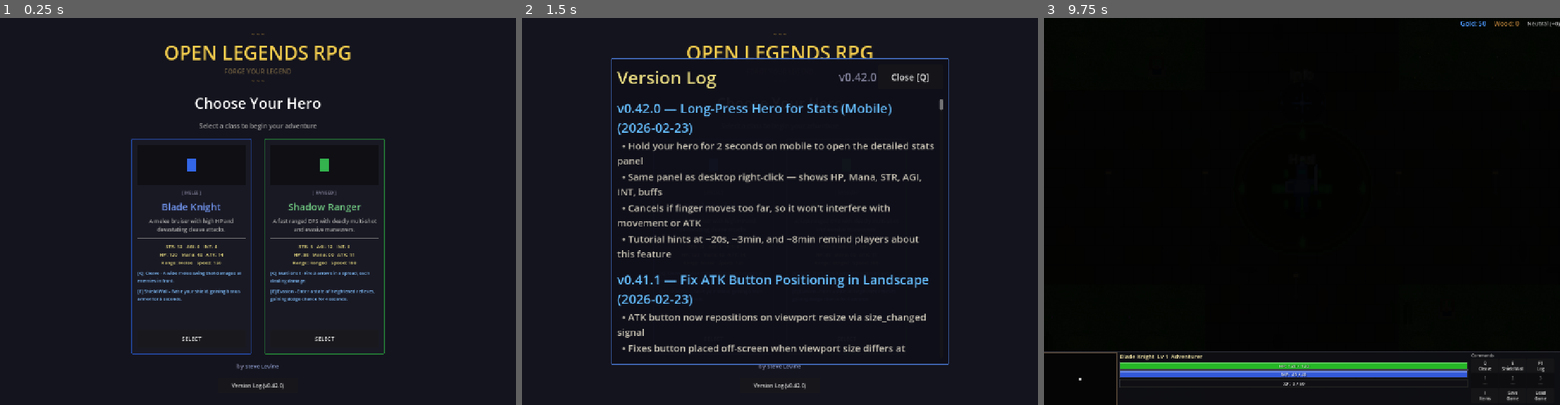
Above: before the commit, frames 1-3 (left to right).
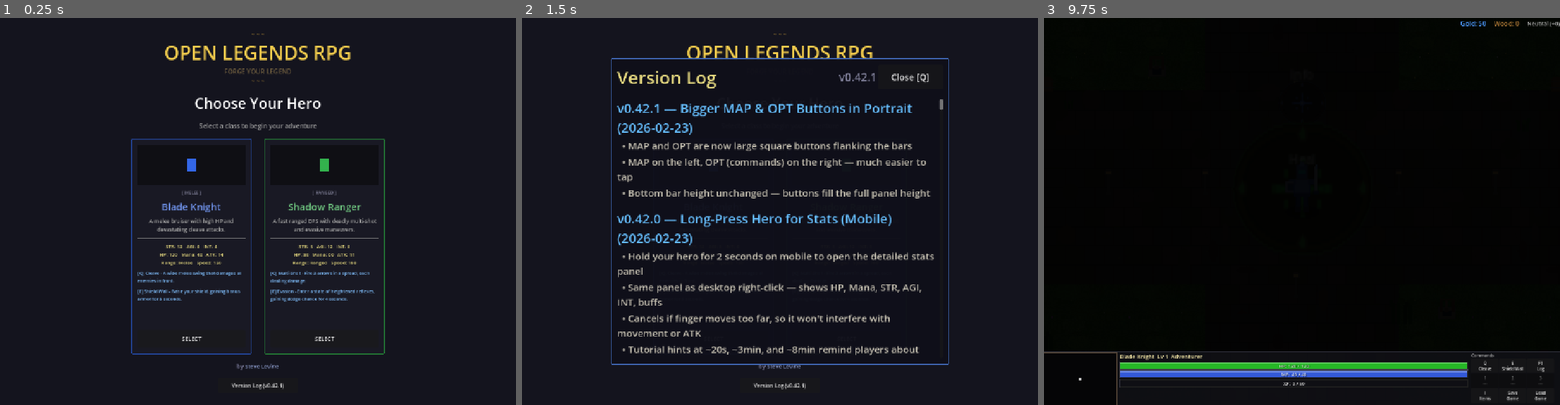
Above: after the commit, the same moments.

Repository: slxny/legends-open-rpg
Game: Godot game, scene res://scenes/main.tscn
The game is run twice, just before and just after one commit, with the same random seed, the same clock (stepped at 60 frames per second) and the same inputs.
Inputs (mouse positions are in pixels of both pictures, inside the frame that each line leads up to):
- Up to frame 1 (0.25 s): no input
- Up to frame 2 (1.5 s): click "Version Log (v0.42.0)" (after the commit: "Version Log (v0.42.1)") at 0.5 s; click "SELECT" at 1.25 s
- Up to frame 3 (9.75 s): click "SELECT" at 2 s; tap Enter at 2.75, 4.25, 5.75 s; move the mouse to (1415, 192) at 2.77 s; hold D (move_right) 2.78-3.5 s; hold Q (ability_1) 2.78-3.5 s; click (1415, 192) at 2.92 s; tap Space (attack) at 3.5, 6.5 s; drag from (1198, 230) to (1276, 288) at 3.52 s; move the mouse to (1353, 126) at 4.27 s; hold D (move_right) 4.28-5 s; hold Space (attack) 4.28-5 s; drag from (1276, 288) to (1147, 153) at 5.02 s; move the mouse to (1456, 269) at 5.77 s; hold A (move_left) 5.78-6.5 s; tap 1 at 5.85 s; drag from (1147, 153) to (1224, 114) at 6.52 s; move the mouse to (1327, 211) at 7.27 s; hold S (move_down) 7.28-8 s; tap 3 at 7.35 s; click (1327, 211) at 7.42 s; drag from (1224, 114) to (1198, 230) at 8.02 s; move the mouse to (1415, 192) at 8.77 s; hold W (move_up) 8.78-9.5 s; hold Q (ability_1) 8.78-9.5 s; drag from (1198, 230) to (1276, 288) at 9.52 s

The runs differ from the first frame. In frame 1, less than 0.1% of the frame differs, in the area x 54-55%, y 94-96%; in frame 2, 9.1%, in the area x 18-80%, y 14-96%; in frame 3, nothing differs.

Commit message:
Bigger square MAP & OPT buttons flanking bars in portrait
Replaced the small stacked CMD/MAP buttons with large square buttons:
MAP on the left, OPT (commands) on the right, bars in the middle.
Buttons are panel_h wide (134px) and fill the full height, making
them much easier to tap. Bottom bar height unchanged.

https://claude.ai/code/session_017og7U6vscobkg1TanUuk76

Diff:
--- a/scenes/ui/changelog_dialog.gd
+++ b/scenes/ui/changelog_dialog.gd
@@ -9,9 +9,19 @@
 var _is_visible: bool = false
 var _is_mobile: bool = false
 
-const GAME_VERSION := "v0.42.0"
+const GAME_VERSION := "v0.42.1"
 
 const CHANGELOG: Array[Dictionary] = [
+	{
+		"version": "v0.42.1",
+		"title": "Bigger MAP & OPT Buttons in Portrait",
+		"date": "2026-02-23",
+		"entries": [
+			"MAP and OPT are now large square buttons flanking the bars",
+			"MAP on the left, OPT (commands) on the right — much easier to tap",
+			"Bottom bar height unchanged — buttons fill the full panel height",
+		]
+	},
 	{
 		"version": "v0.42.0",
 		"title": "Long-Press Hero for Stats (Mobile)",
--- a/scenes/ui/hud.gd
+++ b/scenes/ui/hud.gd
@@ -90,13 +90,13 @@
 		wood_label.add_theme_font_size_override("font_size", 44)
 		alignment_label.add_theme_font_size_override("font_size", 38)
 
-	# ── PORTRAIT: minimal bar strip + command overlay button ──
+	# ── PORTRAIT: [MAP] [bars] [OPT] layout ──
 	if not is_landscape:
 		# Hide command card (minimap gets reparented into overlay later)
 		command_card.visible = false
 		level_label.visible = false
 
-		# Compact bottom panel: just HP/MP/XP bars + CMD/MAP buttons
+		# Bottom panel with 40px bars
 		var bar_h = 40
 		var panel_h = bar_h * 3 + 14  # 3 bars + spacing = ~134px
 		bottom_panel.offset_top = -panel_h
@@ -106,44 +106,44 @@
 		xp_bar.custom_minimum_size.y = bar_h
 		unit_info.add_theme_constant_override("separation", 2)
 
-		# Two stacked buttons: CMD + MAP, sharing the right side of the bar
-		var btn_col = VBoxContainer.new()
-		btn_col.add_theme_constant_override("separation", 2)
-		btn_col.custom_minimum_size = Vector2(90, 0)
-		bottom_hbox.add_child(btn_col)
-
+		# Shared button style
 		var btn_style_normal = StyleBoxFlat.new()
 		btn_style_normal.bg_color = Color(0.12, 0.11, 0.08, 0.95)
 		btn_style_normal.border_color = Color(0.5, 0.4, 0.18, 0.8)
-		btn_style_normal.set_border_width_all(1)
-		btn_style_normal.set_corner_radius_all(4)
+		btn_style_normal.set_border_width_all(2)
+		btn_style_normal.set_corner_radius_all(6)
 		btn_style_normal.set_content_margin_all(0)
 
 		var btn_style_pressed = btn_style_normal.duplicate()
 		btn_style_pressed.bg_color = Color(0.25, 0.2, 0.08, 0.95)
 		btn_style_pressed.border_color = Color(0.9, 0.75, 0.3, 1.0)
 
-		var cmd_btn = Button.new()
-		cmd_btn.text = "CMD"
-		cmd_btn.size_flags_vertical = Control.SIZE_EXPAND_FILL
-		cmd_btn.add_theme_font_size_override("font_size", 18)
-		cmd_btn.add_theme_color_override("font_color", Color(1.0, 0.85, 0.3))
-		cmd_btn.add_theme_stylebox_override("normal", btn_style_normal)
-		cmd_btn.add_theme_stylebox_override("pressed", btn_style_pressed)
-		cmd_btn.add_theme_stylebox_override("hover", btn_style_normal)
-		cmd_btn.pressed.connect(_toggle_cmd_overlay)
-		btn_col.add_child(cmd_btn)
-
+		# MAP button — square, left of bars
 		var map_btn = Button.new()
 		map_btn.text = "MAP"
+		map_btn.custom_minimum_size = Vector2(panel_h, 0)
 		map_btn.size_flags_vertical = Control.SIZE_EXPAND_FILL
-		map_btn.add_theme_font_size_override("font_size", 18)
+		map_btn.add_theme_font_size_override("font_size", 28)
 		map_btn.add_theme_color_override("font_color", Color(0.5, 0.85, 1.0))
 		map_btn.add_theme_stylebox_override("normal", btn_style_normal.duplicate())
 		map_btn.add_theme_stylebox_override("pressed", btn_style_pressed.duplicate())
 		map_btn.add_theme_stylebox_override("hover", btn_style_normal.duplicate())
 		map_btn.pressed.connect(_toggle_map_overlay)
-		btn_col.add_child(map_btn)
+		bottom_hbox.add_child(map_btn)
+		bottom_hbox.move_child(map_btn, 0)  # Move to leftmost position
+
+		# OPT button — square, right of bars
+		var opt_btn = Button.new()
+		opt_btn.text = "OPT"
+		opt_btn.custom_minimum_size = Vector2(panel_h, 0)
+		opt_btn.size_flags_vertical = Control.SIZE_EXPAND_FILL
+		opt_btn.add_theme_font_size_override("font_size", 28)
+		opt_btn.add_theme_color_override("font_color", Color(1.0, 0.85, 0.3))
+		opt_btn.add_theme_stylebox_override("normal", btn_style_normal.duplicate())
+		opt_btn.add_theme_stylebox_override("pressed", btn_style_pressed.duplicate())
+		opt_btn.add_theme_stylebox_override("hover", btn_style_normal.duplicate())
+		opt_btn.pressed.connect(_toggle_cmd_overlay)
+		bottom_hbox.add_child(opt_btn)
 
 		# Build overlays (hidden by default)
 		_build_cmd_overlay()
